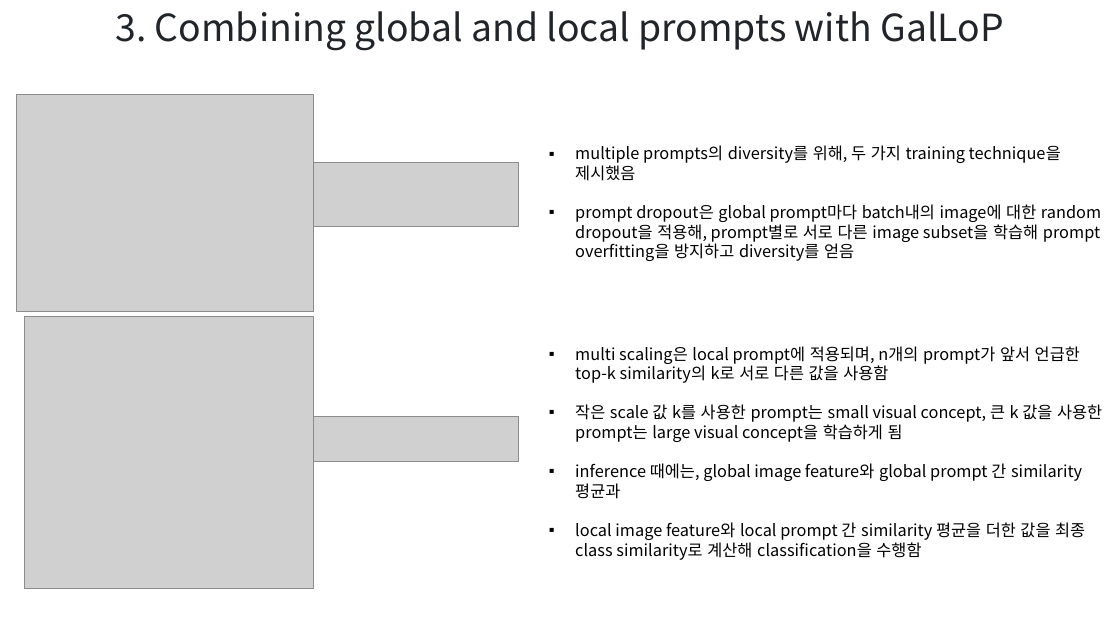
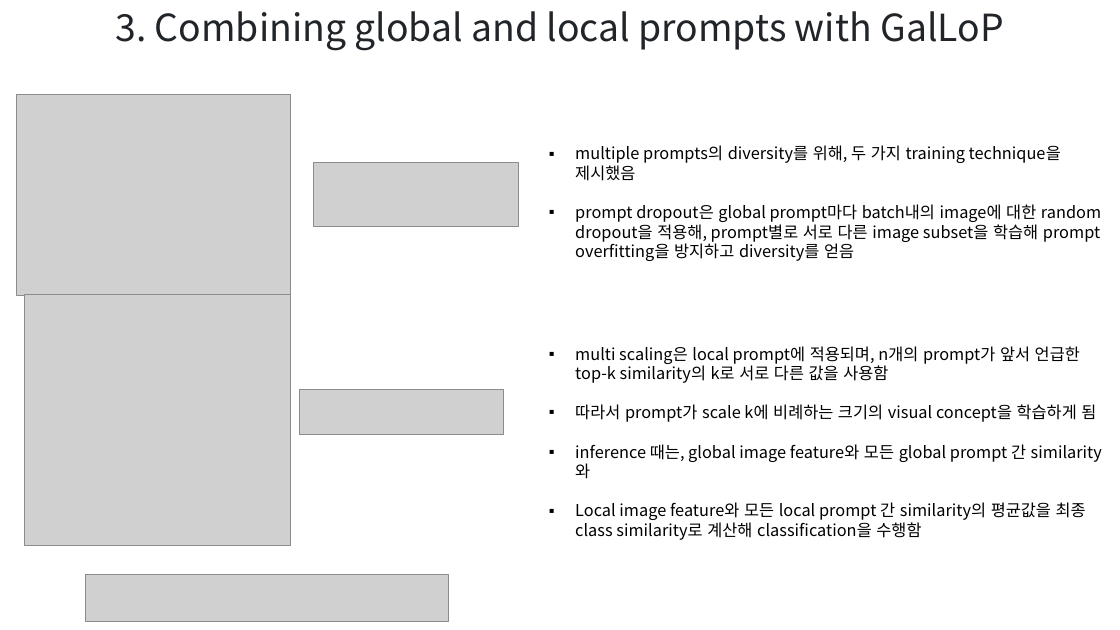
Before and after one commit to hbcho03/cvpr, a slide deck: slide 7 of CVPR/논문/DA(ECCV) PPT.pptx (slide 5 before the commit). Drawn at 1120x630 pixels with LibreOffice and Linux fonts; fonts in the diff are those of the drawing; grey boxes stand for pictures. Boxes give left, top, right and bottom in pixels: in the first picture for what was removed or moved away, otherwise in the second. Text is boxed around its words. In the diff, an @@ line names an element or a change of style, - is before the commit and + after.

```diff
--- a/CVPR/논문/DA(ECCV) PPT.pptx
+++ b/CVPR/논문/DA(ECCV) PPT.pptx
@@ picture: place and size @@
-picture at [17, 94, 314, 312]
+picture at [17, 94, 292, 295]
@@ picture: place and size @@
-picture at [25, 317, 314, 589]
+picture at [25, 295, 292, 545]
@@ picture: place and size @@
-picture at [313, 416, 518, 462]
+picture at [299, 389, 503, 435]
@@ text at [575, 404, 1096, 540]: text changed @@
-▪ 작은 scale 값 k를 사용한 prompt는 small visual concept, 큰 k 값을 사용한 prompt는 large visual concept을 학습하게 됨
-▪ inference 때에는, global image feature와 global prompt 간 similarity 평균과
-▪ local image feature와 local prompt 간 similarity 평균을 더한 값을 최종 class similarity로 계산해 classification을 수행함
+▪ 따라서 prompt가 scale k에 비례하는 크기의 visual concept을 학습하게 됨
+▪ inference 때는, global image feature와 모든 global prompt 간 similarity와
+▪ Local image feature와 모든 local prompt 간 similarity의 평균값을 최종 class similarity로 계산해 classification을 수행함
@@ picture added at [86, 575, 450, 622] @@
```
Also in this commit, not shown: 3 other slides changed, 5 slides added, 2 other files.
